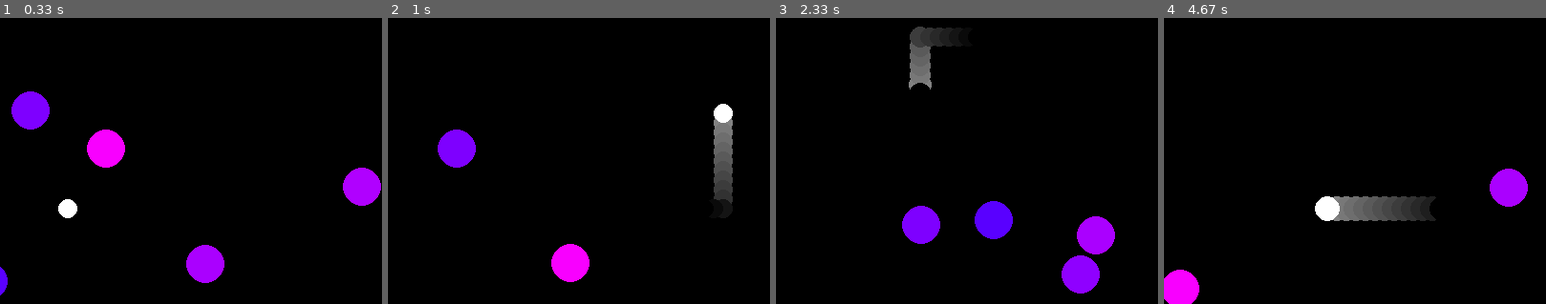
Above: before the commit, frames 1-4 (left to right).
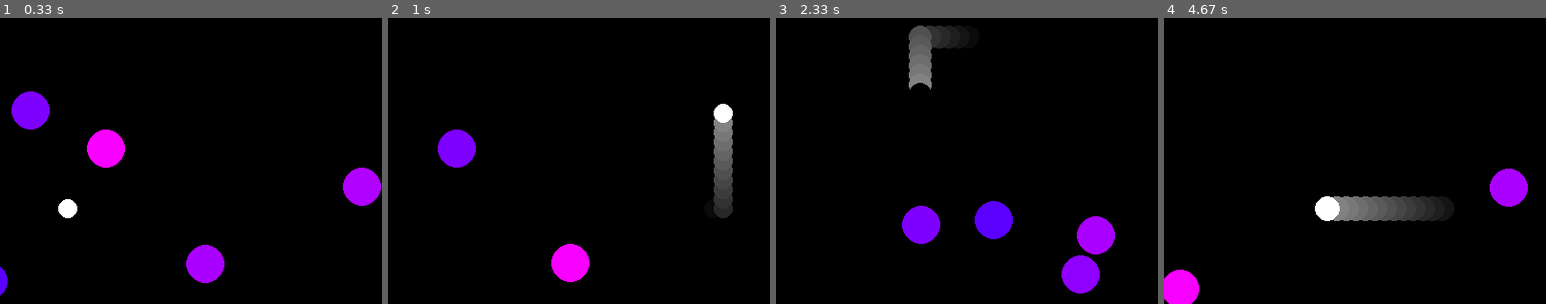
Above: after the commit, the same moments.

Repository: KarinaJadia/Other-Projects
Game: pygame game, started from dodgeball.py
The game is run twice, just before and just after one commit, with the same random seed, the same clock (stepped at 60 frames per second) and the same inputs.
Inputs:
- Up to frame 1 (0.33 s): no input
- Up to frame 2 (1 s): hold Right 0.33-0.8 s; hold Up from 0.83 s (still down)
- Up to frame 3 (2.33 s): release Up at 1.13 s; hold Right 1.17-1.63 s; hold Left 1.67-2.2 s; hold Down from 2.23 s (still down)
- Up to frame 4 (4.67 s): release Down at 2.53 s; hold Left 2.57-2.97 s; hold Up 3-3.37 s; hold Right 3.4-4.03 s; hold Down 4.07-4.43 s; hold Left from 4.47 s (still down)
The pictures show only the part of the screen within x 41-91%, y 17-67%; the shares and areas given below are measured in that part.

Frame 1 is identical in both runs. In frame 2, 0.2% of the frame differs, in the area x 85-90%, y 63-70%; in frame 3, 0.4%, in the area x 34-47%, y 2-22%; in frame 4, 0.2%.

Commit message:
made trail better

Diff:
--- a/dodgeball.py
+++ b/dodgeball.py
@@ -30,7 +30,7 @@
 # player position and trail
 user_ball = {"x": WIDTH/2, "y": HEIGHT/2, "hits":0, "radius": 10}
 trail = [(WIDTH/2, HEIGHT/2) for i in range(15)]
-trail_radius = [10 for i in range(15)]
+trail_color = [(140-i*10, 140-i*10, 140-i*10) for i in range(15)]
 
 # updates the trail by adding the newest element to the beginning (this is a walmart queue)
 def update_trail(x, lis):
@@ -114,9 +114,8 @@
 
     # makes the trail
     trail = update_trail((user_ball["x"], user_ball["y"]), trail)
-    trail_radius = update_trail(user_ball["radius"], trail_radius)
-    for i in range(len(trail)):
-        pygame.draw.circle(screen, (140-i*10, 140-i*10, 140-i*10), (trail[i]), trail_radius[i])
+    for i in range(len(trail)-1,-1,-1):
+        pygame.draw.circle(screen, trail_color[i], (trail[i]), user_ball["radius"])
 
     # score and timer text
     text = font.render(f'Hits: {user_ball["hits"]}', True, "green", "black")
